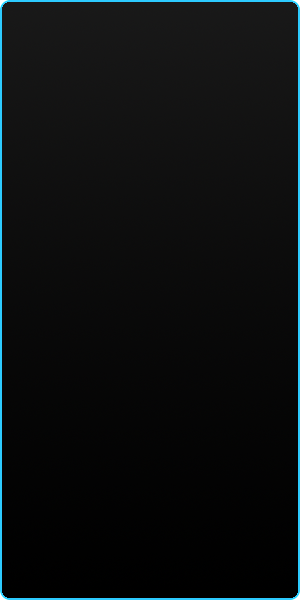
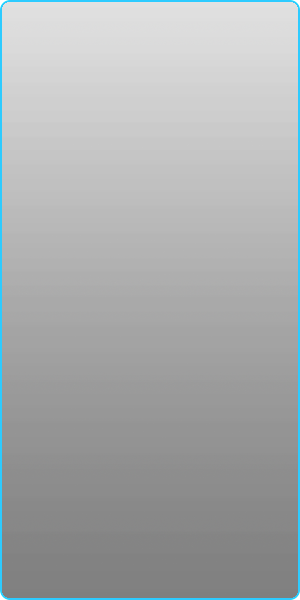
Layered file, before and after one edit (300x600). Changes by layer:
painted on "Rechteck 1" over left=2, top=2, right=298, bottom=598
